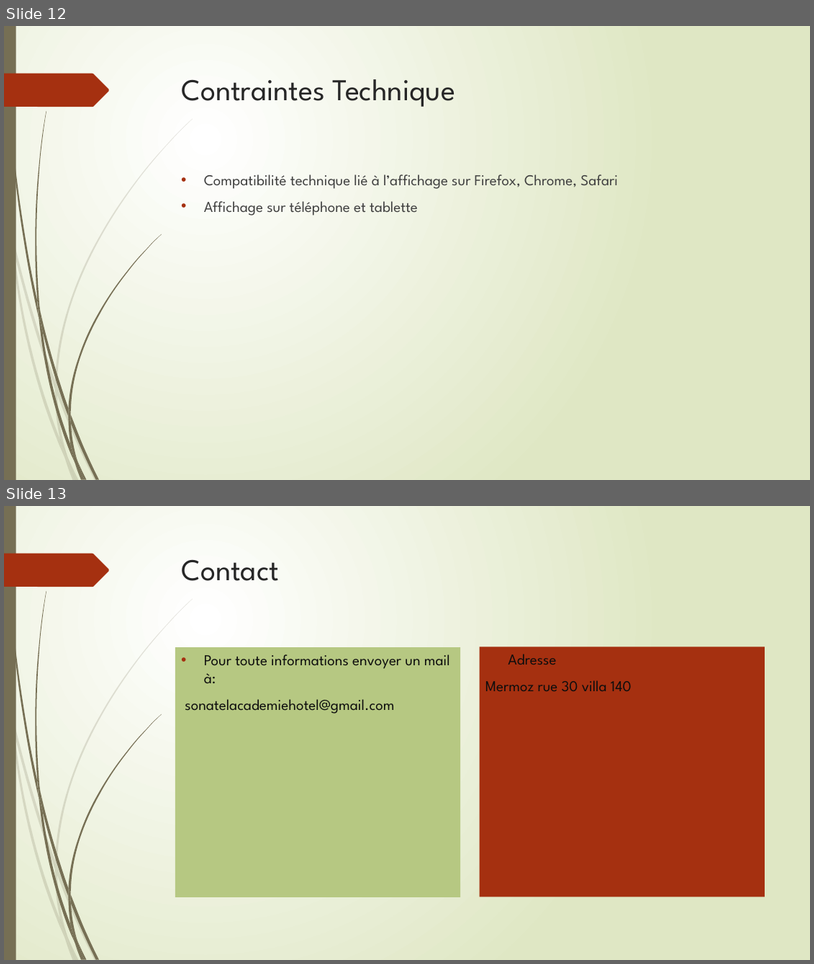
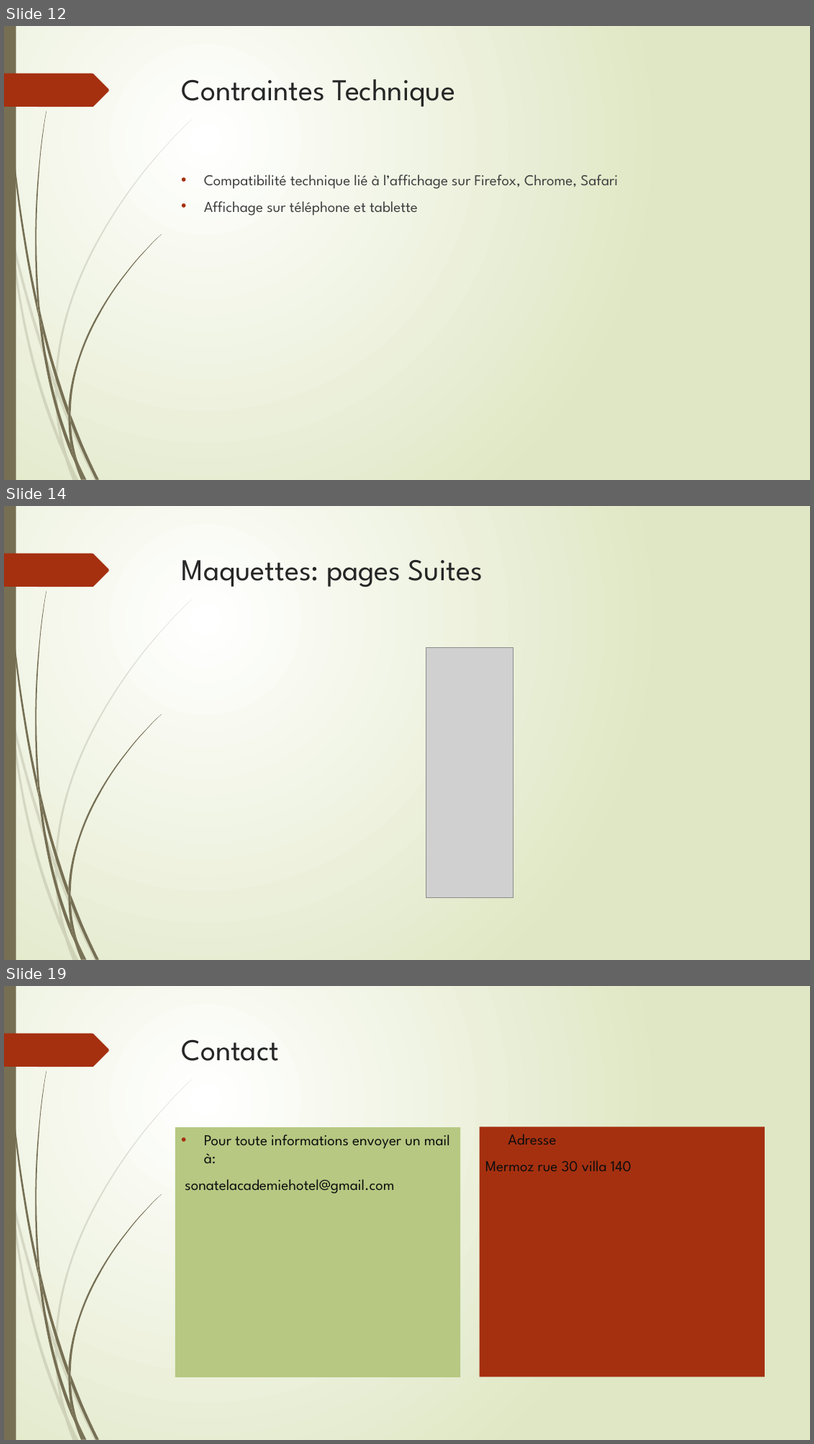
Before and after one commit to binou95diallo/projetHotelSA, a slide deck: SonatelAcademieHôtel.pptx. Shown one above the other, each under a label of ours: slides 12 and 13 before the commit, slides 12, 14 and 19 after it; the slides between them are not shown. The pictures are 814x964 and 814x1444 pixels, drawn with LibreOffice and Linux fonts; fonts in the diff are those of the drawing; grey boxes stand for pictures. Boxes give left, top, right and bottom in pixels: in the first picture for what was removed or moved away, otherwise in the second. Text is boxed around its words. In the diff, an @@ line names an element or a change of style, - is before the commit and + after.

```diff
--- a/SonatelAcademieHôtel.pptx
+++ b/SonatelAcademieHôtel.pptx
@@ slide 14 added at bbox=[4, 506, 810, 960], background gradient #FFFFFF to #DFE8C4; not listed: 24 template elements that a slide beside it also shows @@
@@ title added at bbox=[182, 560, 483, 587], 36 pt, text #262626 @@
+Maquettes: pages Suites
@@ picture added at bbox=[427, 647, 514, 897] @@
@@ what was slide 13 is now slide 19 @@
```
Also in this commit, not shown: 4 slides changed, 5 other slides added.
